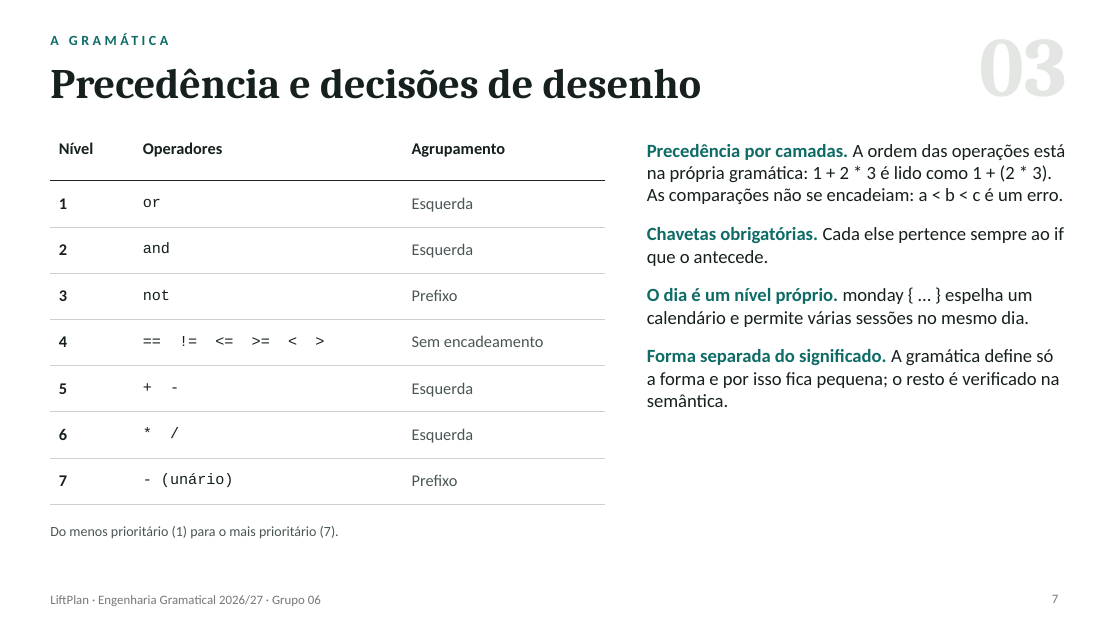
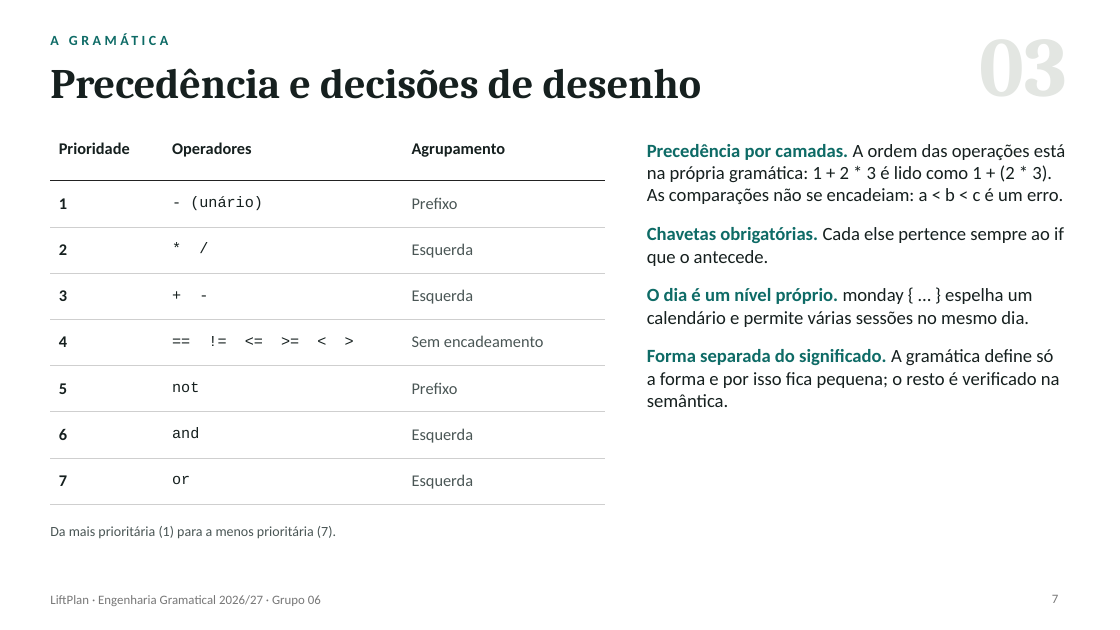
Before and after one commit to vitorhmina/mei-1ano-1semestre-EG, a slide deck: slide 7 of LiftPlan_Apresentacao.pptx. Drawn at 1120x630 pixels with LibreOffice and Linux fonts; fonts in the diff are those of the drawing. Boxes give left, top, right and bottom in pixels: in the first picture for what was removed or moved away, otherwise in the second. Text is boxed around its words. In the diff, an @@ line names an element or a change of style, - is before the commit and + after.

```diff
--- a/LiftPlan_Apresentacao.pptx
+++ b/LiftPlan_Apresentacao.pptx
@@ table at [50, 134, 605, 493] @@
-row 1, column 1: Nível
+row 1, column 1: Prioridade
-row 2, column 2: or
+row 2, column 2: - (unário)
-row 2, column 3: Esquerda
+row 2, column 3: Prefixo
-row 3, column 2: and
+row 3, column 2: * /
-row 4, column 2: not
+row 4, column 2: + -
-row 4, column 3: Prefixo
+row 4, column 3: Esquerda
-row 6, column 2: + -
+row 6, column 2: not
-row 6, column 3: Esquerda
+row 6, column 3: Prefixo
-row 7, column 2: * /
+row 7, column 2: and
-row 8, column 2: - (unário)
+row 8, column 2: or
-row 8, column 3: Prefixo
+row 8, column 3: Esquerda
@@ text at [50, 526, 336, 539]: text changed @@
-Do menos prioritário (1) para o mais prioritário (7).
+Da mais prioritária (1) para a menos prioritária (7).
```
Also in this commit, not shown: 3 other slides changed, 2 slides added, 1 slide removed.
